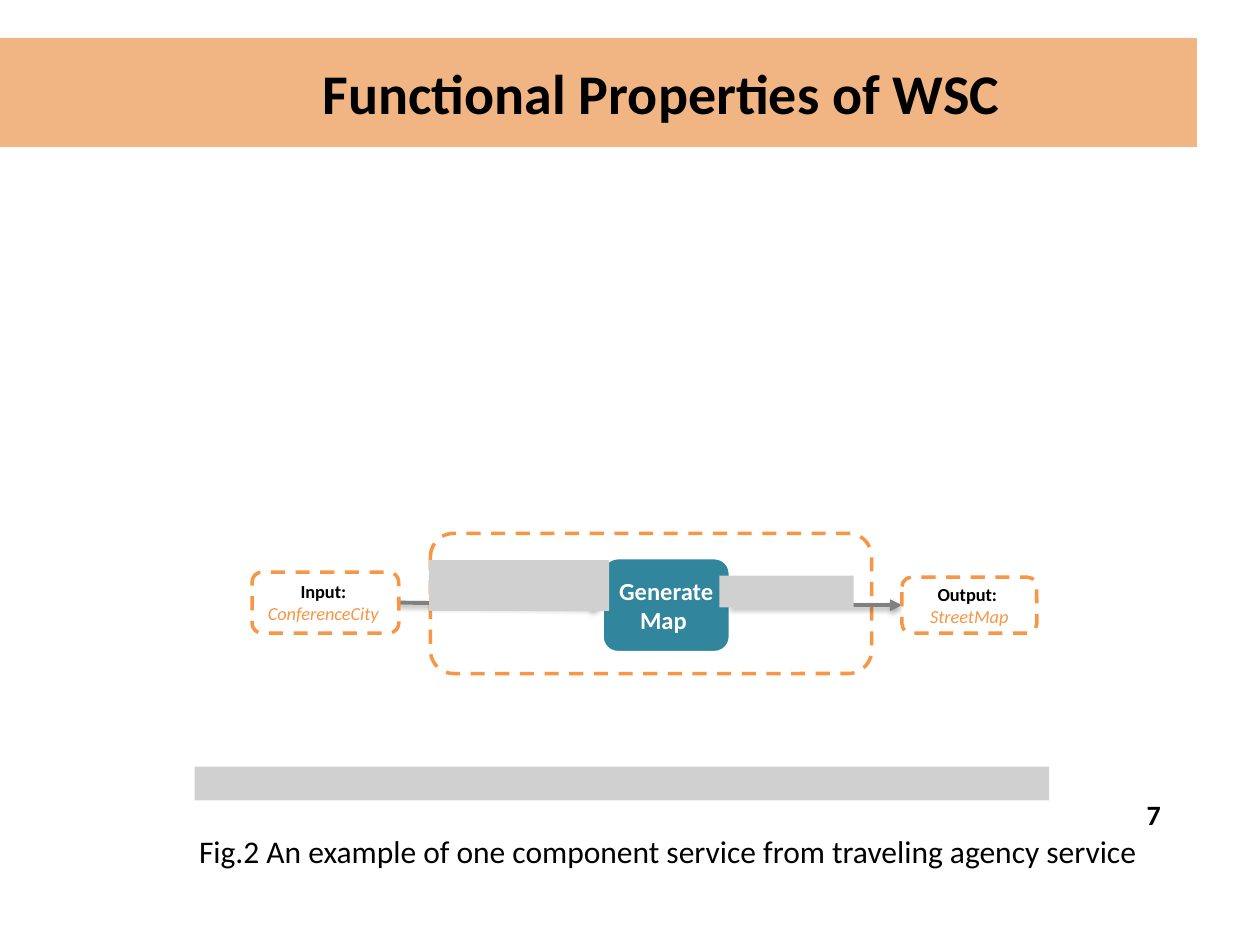
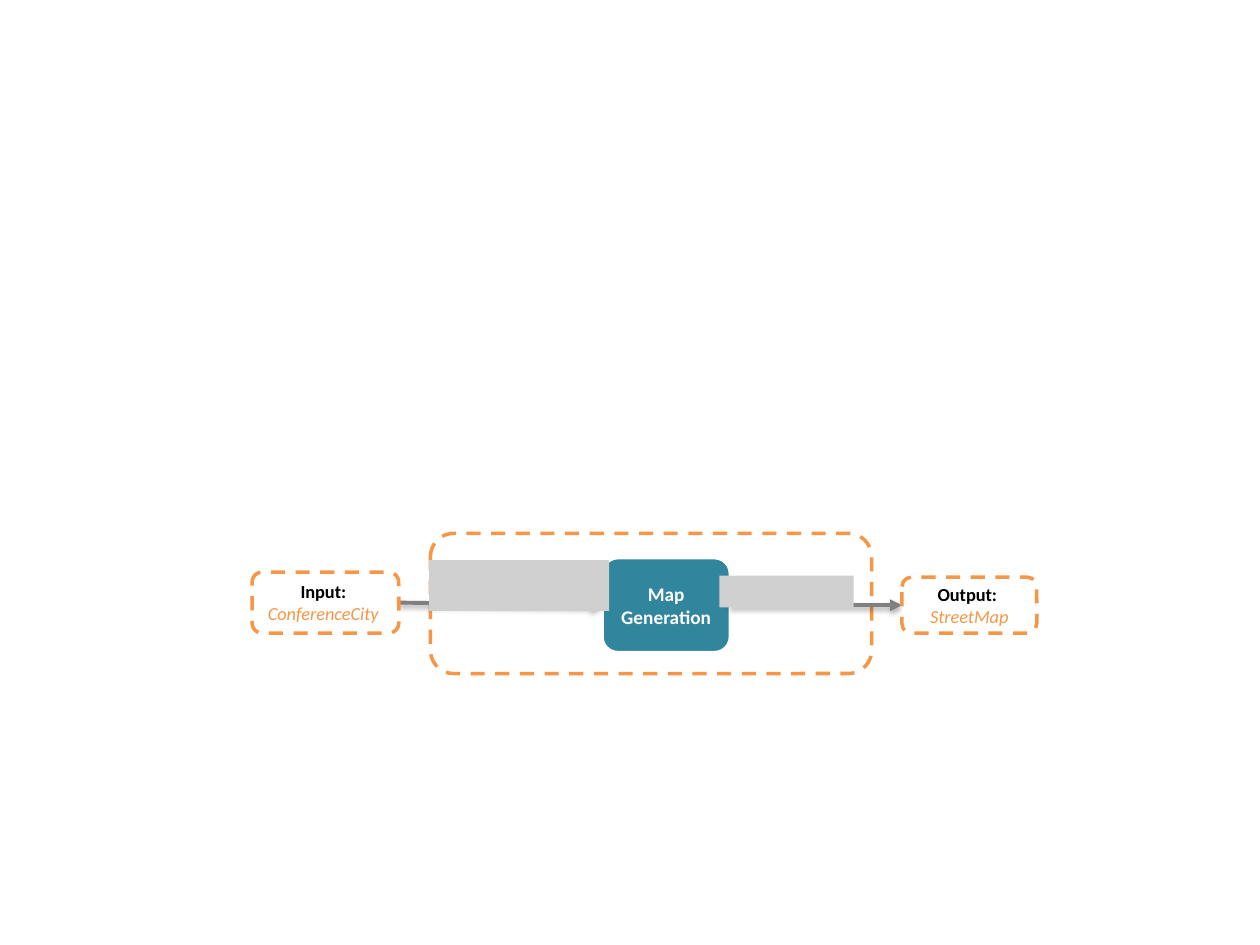
Before and after one commit to chenwangnida/PhD_proposal, a slide deck: slide 6 of FiguresPaper.pptx (slide 7 before the commit). Drawn at 1260x945 pixels with LibreOffice and Linux fonts; fonts in the diff are those of the drawing; grey boxes stand for pictures. Boxes give left, top, right and bottom in pixels: in the first picture for what was removed or moved away, otherwise in the second. Text is boxed around its words. In the diff, an @@ line names an element or a change of style, - is before the commit and + after.

```diff
--- a/FiguresPaper.pptx
+++ b/FiguresPaper.pptx
@@ title removed at box(0, 38, 1197, 147) @@
-Functional Properties of WSC
@@ text in rounded rectangle at box(621, 588, 711, 624): text changed; size 14 to 11 pt @@
-Generate Map
+Map Generation
@@ picture removed at box(195, 766, 1050, 800) @@
@@ page number removed at box(1147, 807, 1161, 825) @@
-7
@@ text removed at box(199, 841, 1136, 869) @@
-Fig.2 An example of one component service from traveling agency service
```
Also in this commit, not shown: 2 other slides changed, 1 slide removed, 9 other files.
